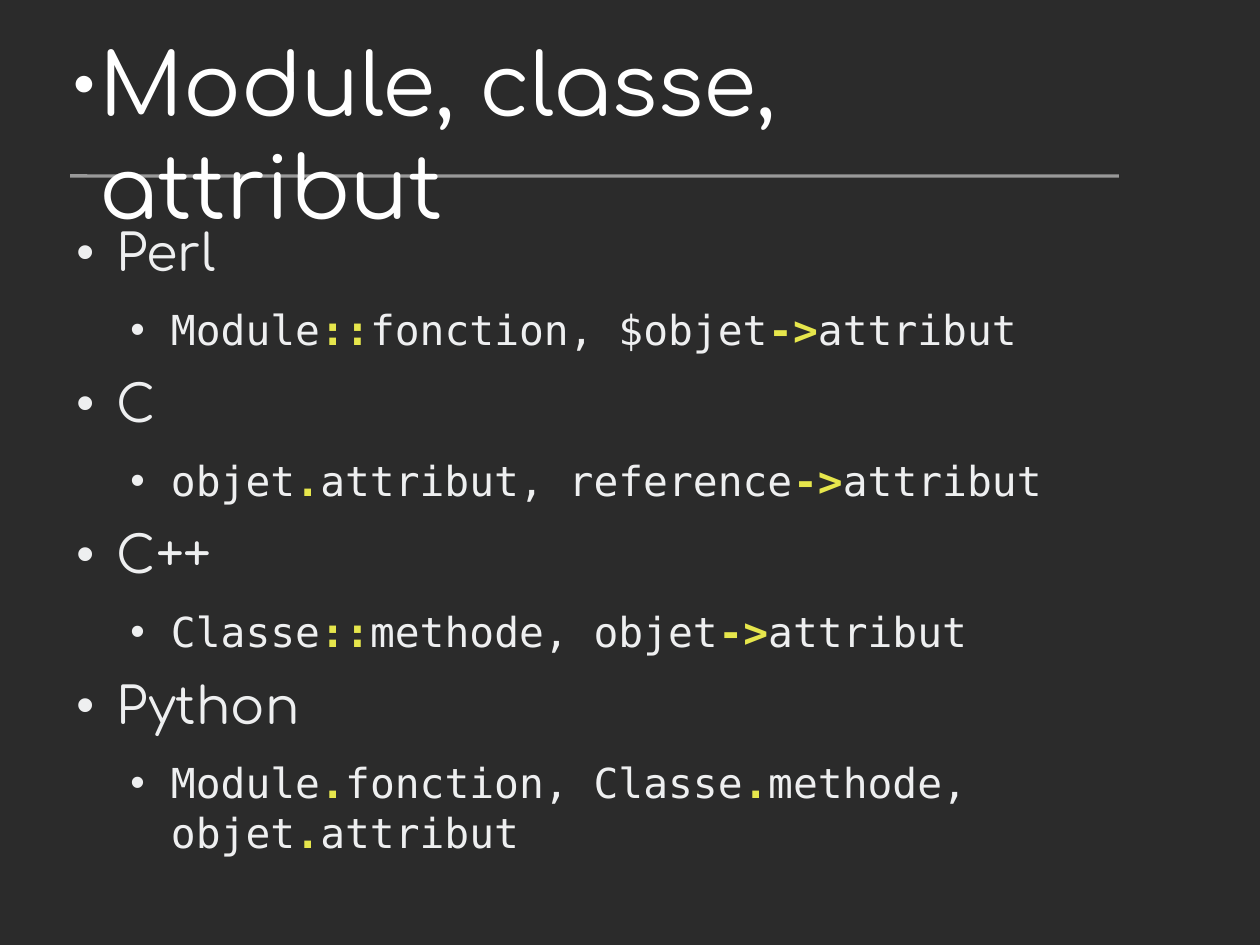
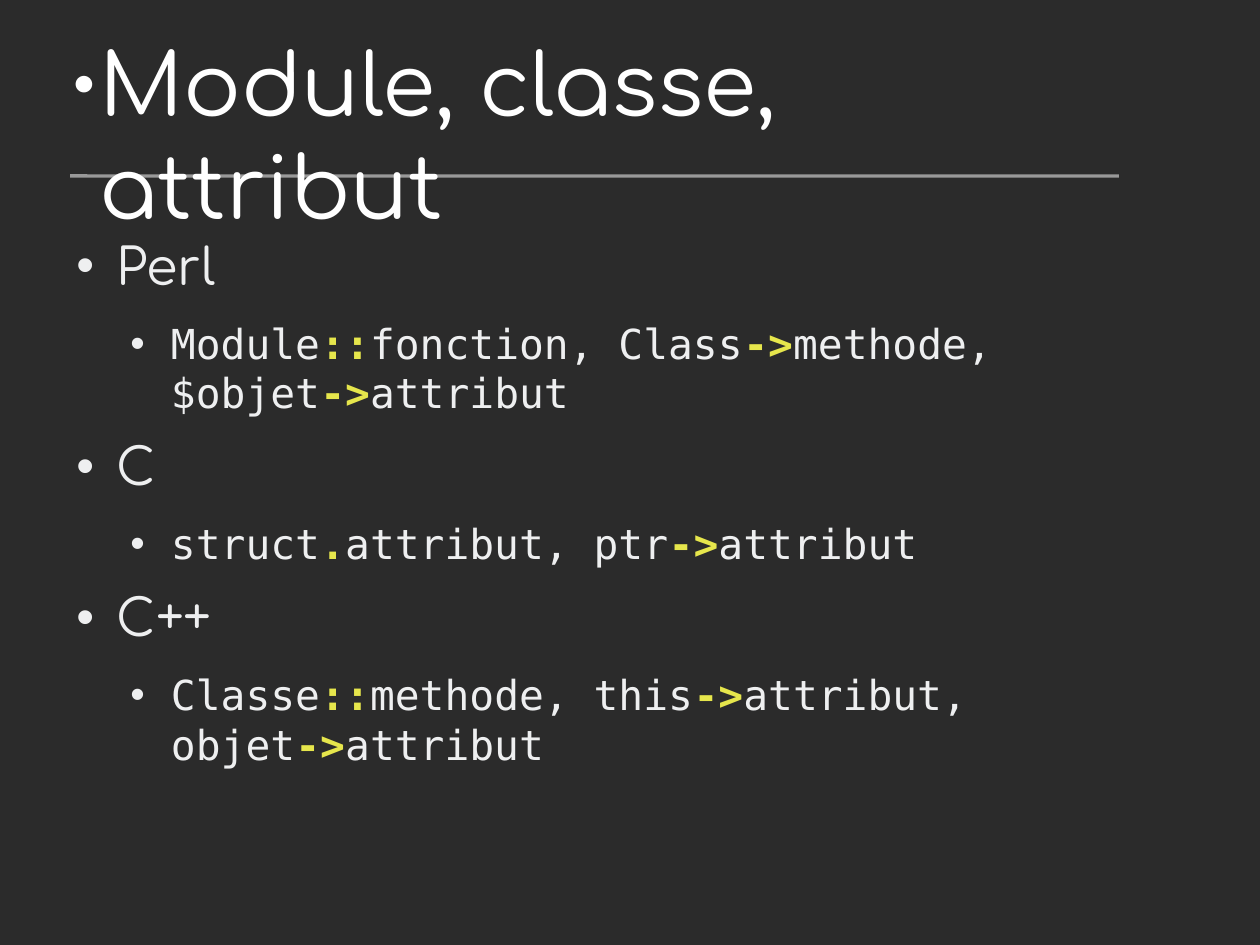
Before and after one commit to vstinner/talks, a slide deck: slide 14 of 2011-PyconFR-Rennes/langage/langage_homogene.odp. Drawn at 1260x945 pixels with LibreOffice and Linux fonts; fonts in the diff are those of the drawing; background and template pictures are left out; a plain dark background stands for a picture behind light text. Boxes give left, top, right and bottom in pixels: in the first picture for what was removed or moved away, otherwise in the second. Text is boxed around its words. In the diff, an @@ line names an element or a change of style, - is before the commit and + after.

```diff
--- a/2011-PyconFR-Rennes/langage/langage_homogene.odp
+++ b/2011-PyconFR-Rennes/langage/langage_homogene.odp
@@ text "Perl" moved from (x1=117, y1=214, x2=1042, y2=857) to (x1=117, y1=245, x2=991, y2=769) @@
@@ text at (x1=171, y1=327, x2=991, y2=417): text changed @@
-  • Module::fonction, $objet->attribut
+  • Module::fonction, Class->methode,
+    $objet->attribut
@@ text at (x1=171, y1=527, x2=918, y2=568): text changed @@
-  • objet.attribut, reference->attribut
+  • struct.attribut, ptr->attribut
@@ text at (x1=171, y1=678, x2=967, y2=769): text changed @@
-  • Classe::methode, objet->attribut
-• Python
-  • Module.fonction, Classe.methode, objet.attribut
+  • Classe::methode, this->attribut,
+    objet->attribut
```
Also in this commit, not shown: 6 other slides changed, 1 slide added, 3 other files.
